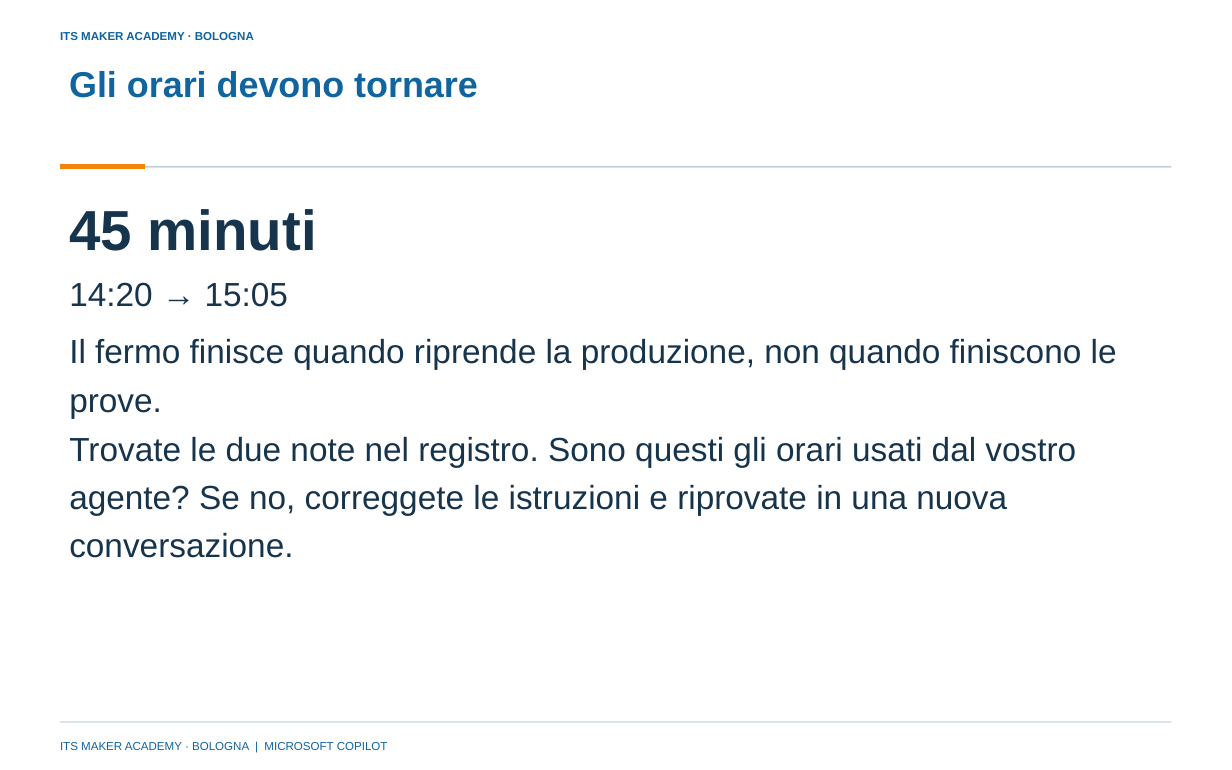
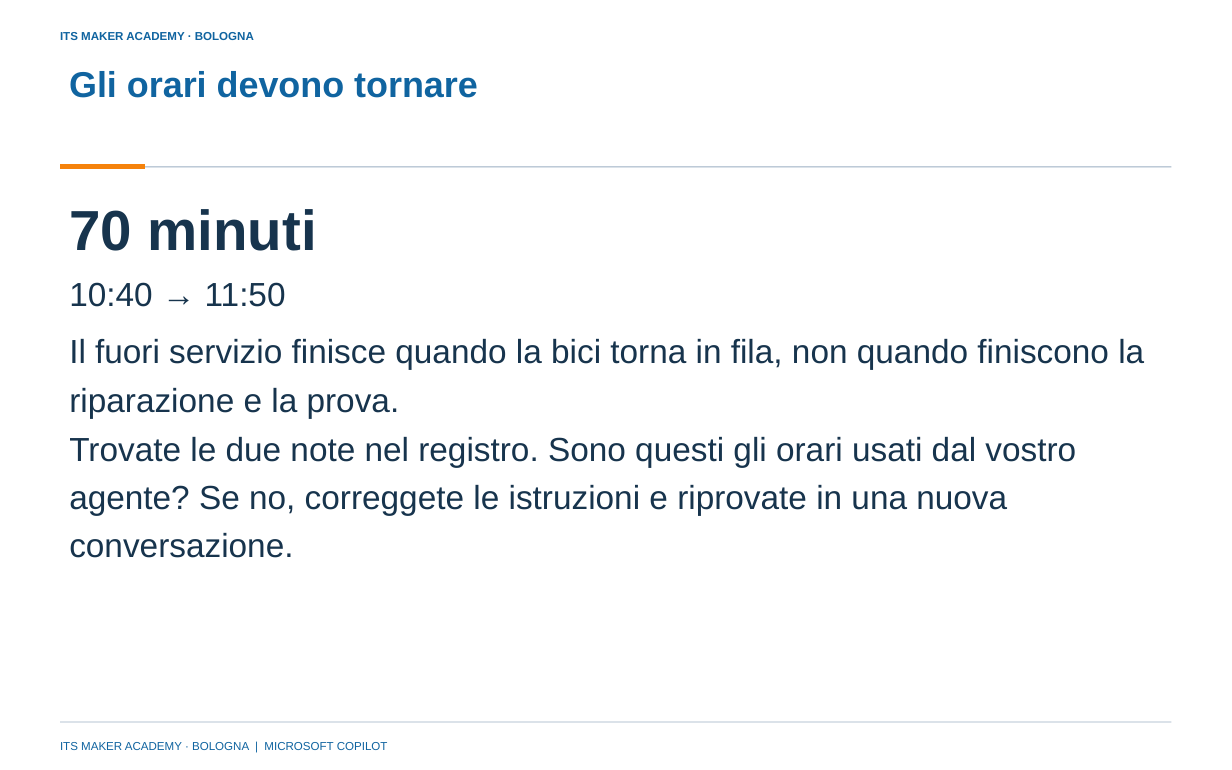
Before and after one commit to franzo9393/ITSCorso_UnslothStudio-Git, a slide deck: slide 19 of lezione 4 - reti neurali e agenti con orchestrazione/Lezione4_Reti_neurali_e_agenti_con_orchestrazione_ITS_MAKER.pptx. Drawn at 1232x770 pixels with LibreOffice and Linux fonts; fonts in the diff are those of the drawing; background and template pictures are left out. Boxes give left, top, right and bottom in pixels: in the first picture for what was removed or moved away, otherwise in the second. Text is boxed around its words. In the diff, an @@ line names an element or a change of style, - is before the commit and + after.

Commit message:
Lezione 4: tolta la pressa P03; caso Ruota Libera (noleggio di biciclette), dimostrazione sulla pizzeria, slide 12-32 e materiali rigenerati

```diff
--- a/lezione 4 - reti neurali e agenti con orchestrazione/Lezione4_Reti_neurali_e_agenti_con_orchestrazione_ITS_MAKER.pptx
+++ b/lezione 4 - reti neurali e agenti con orchestrazione/Lezione4_Reti_neurali_e_agenti_con_orchestrazione_ITS_MAKER.pptx
@@ text at [69, 209, 317, 251]: text changed @@
-45 minuti
+70 minuti
@@ text at [69, 282, 286, 307]: text changed @@
-14:20 → 15:05
+10:40 → 11:50
@@ text at [69, 338, 1144, 418]: text changed @@
-Il fermo finisce quando riprende la produzione, non quando finiscono le prove.
+Il fuori servizio finisce quando la bici torna in fila, non quando finiscono la riparazione e la prova.
```
Also in this commit, not shown: 11 other slides changed, 34 other files.
